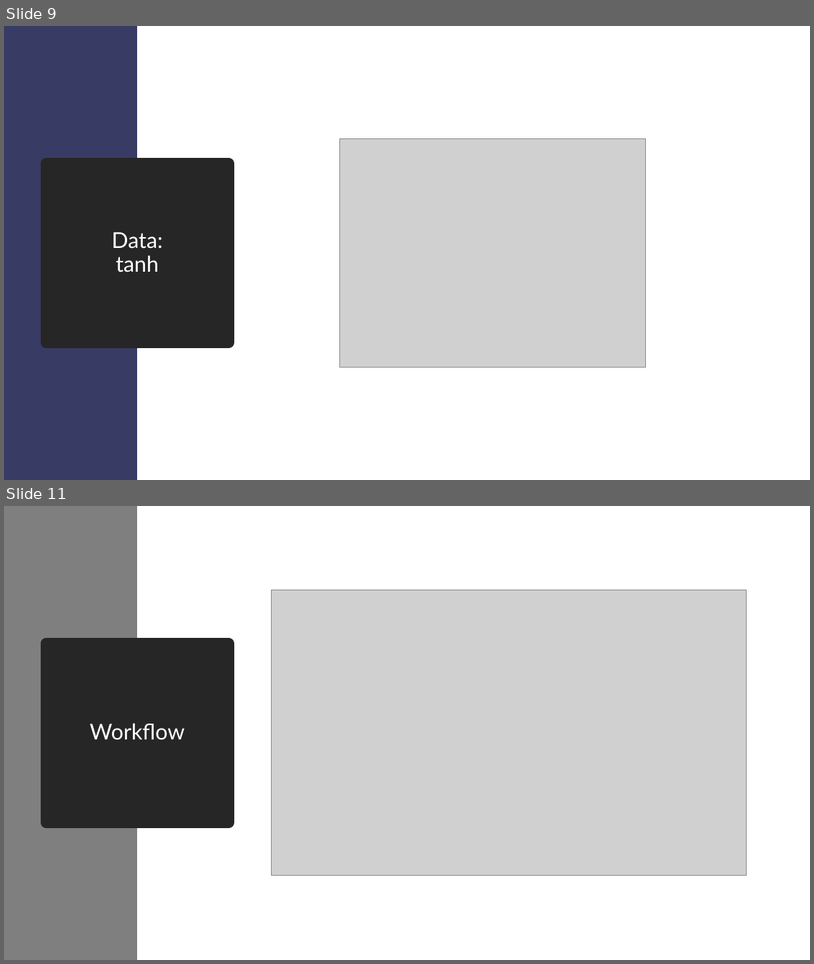
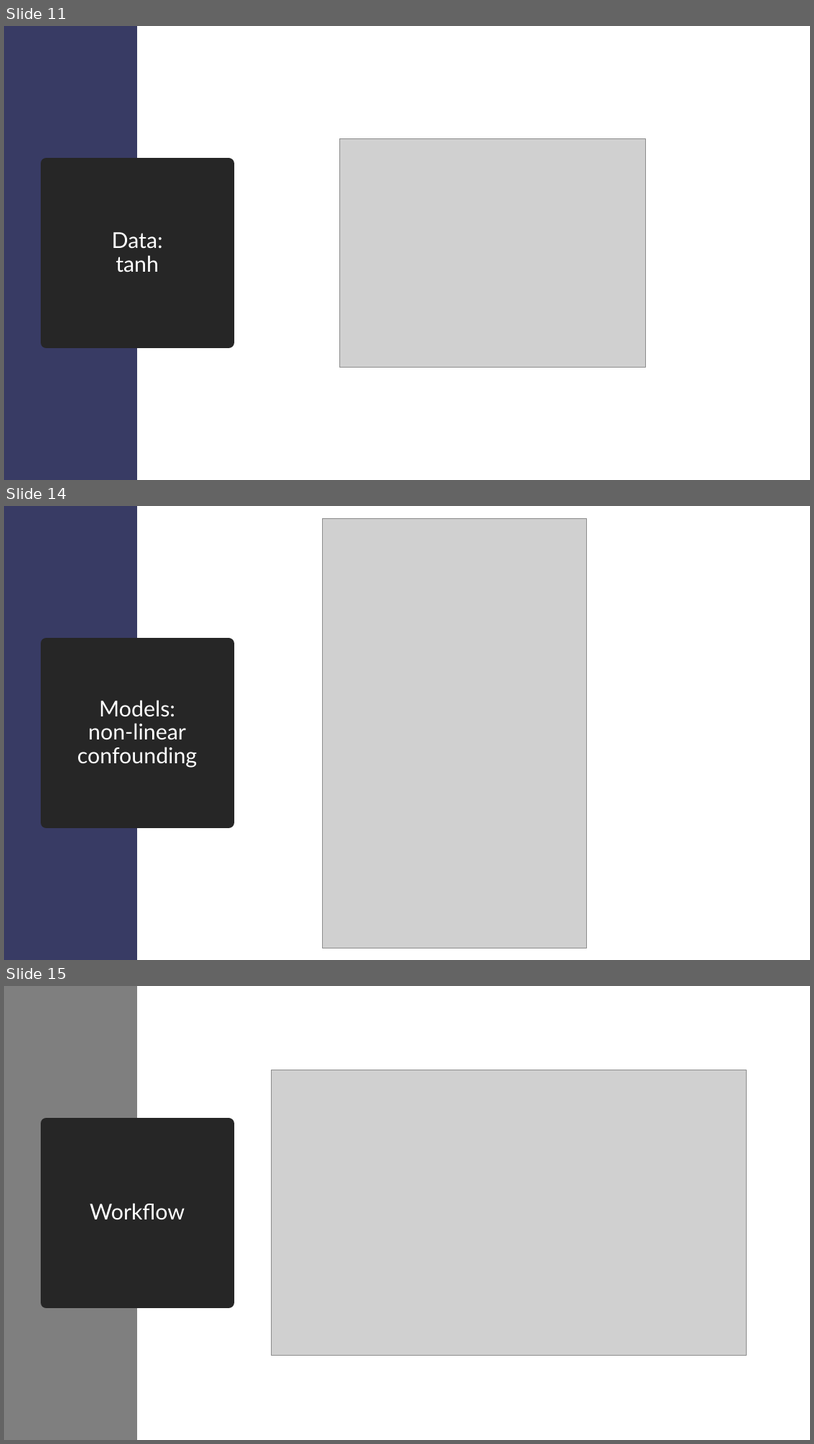
Before and after one commit to EmmaDirk/MachineLearning-BCA, a slide deck: Presentations/Presentation_11_18_25.pptx. Shown one above the other, each under a label of ours: slides 9 and 11 before the commit, slides 11, 14 and 15 after it; the slides between them are not shown. The pictures are 814x964 and 814x1444 pixels, drawn with LibreOffice and Linux fonts; fonts in the diff are those of the drawing; grey boxes stand for pictures. Boxes give left, top, right and bottom in pixels: in the first picture for what was removed or moved away, otherwise in the second. Text is boxed around its words. In the diff, an @@ line names an element or a change of style, - is before the commit and + after.

Commit message:
linear variations

```diff
--- a/Presentations/Presentation_11_18_25.pptx
+++ b/Presentations/Presentation_11_18_25.pptx
@@ slide 14 added at (4,506,810,960), background #FFFFFF @@
@@ rectangle added at (4,506,137,960), fill #383B64 @@
@@ picture added at (323,518,587,947) @@
@@ title added at (46,644,229,822), fill #262626, outline #262626 13.75 pt, 26 pt, text #FFFFFF @@
+Models:
+non-linear
+confounding
@@ what was slide 9 is now slide 11 @@
@@ what was slide 11 is now slide 15 @@
```
Also in this commit, not shown: 2 slides changed, 3 other slides added, 4 other files.
